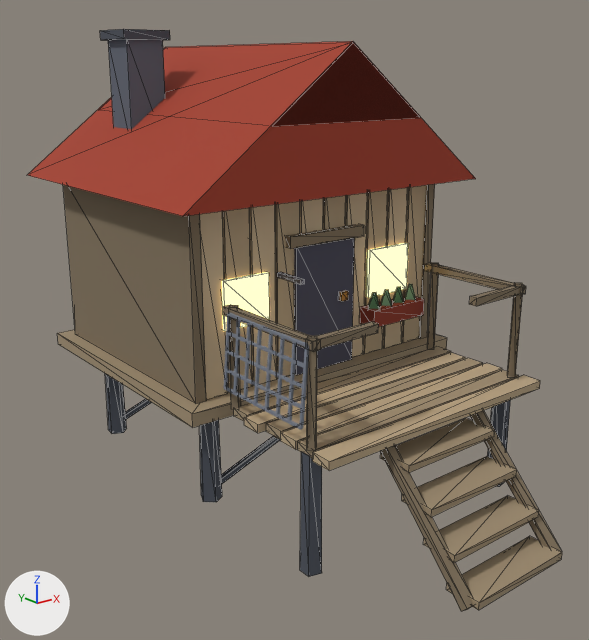
One commit to the glTF model assets/models/dressing/house_porch.glb: the scene before it, then after it.
Camera for both pictures: a 50 mm lens placed at (-4.57, -6.43, 3.69), pointed at (-0.22, -0.99, 1.51). Arrows for +X, +Y and +Z are at lower left; the lights stay in place. The first picture is the older version. Mesh edges are drawn as thin lines on the coarser meshes. Vertices at exactly the same position are counted once.

Objects in the first picture: 'coal_d10', 'coal_d25', 'driftwood_d20', 'driftwood_d35', 'driftwood_d8', 'driftwood_l5', 'ink_l20', 'kindle_glow', 'slate_d10', 'slate_d30', 'slate_l10' and 3 more.
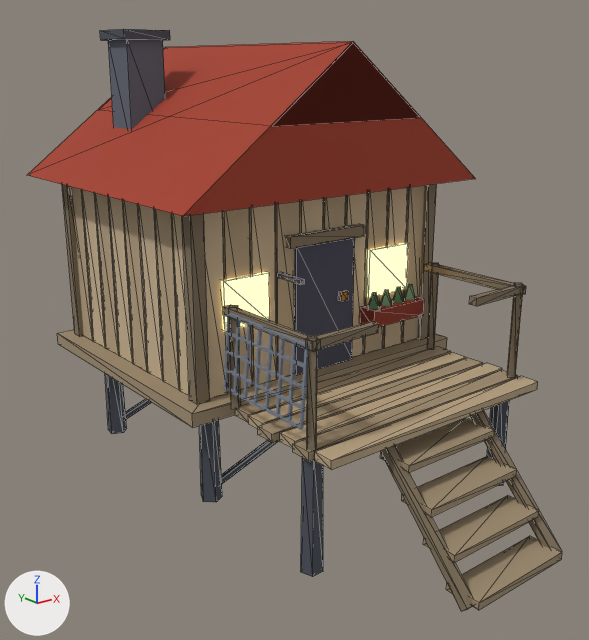
Location of each change, [x1, y1, x2, y2] in pixels of the pictures (589 x 640 px):
'driftwood_d35', reshaped: before [63, 184, 562, 611]; after [62, 184, 562, 611]
'driftwood_d8', reshaped: before [223, 185, 540, 471]; after [72, 185, 538, 470]
'driftwood_l5', reshaped: before [200, 187, 408, 400]; after [82, 187, 408, 398]
part 1 of me_cube_005, added (beige): after [155, 209, 180, 390]
part 2 of me_cube_005, added (beige): after [123, 201, 148, 372]
part 3 of me_cube_005, added (beige): after [95, 193, 120, 356]
part 4 of me_cube_005, added (beige): after [72, 187, 94, 341]
part 5 of me_cube_005, added: after [248, 352, 466, 429]
part 6 of me_cube_005, added (beige): after [315, 376, 538, 470]
part 7 of me_cube_024, added (brown): after [182, 214, 210, 405]
part 8 of me_cube_024, added (brown): after [62, 184, 84, 337]
part 9 of me_cube_024, added (brown): after [417, 184, 437, 340]
part 10 of me_cube_024, deleted (brown): before [63, 185, 206, 404]
part 11 of me_cube_024, deleted (brown): before [419, 184, 435, 339]
part 12 of me_cube_003, added (beige): after [172, 214, 189, 396]
part 13 of me_cube_003, added (beige): after [139, 205, 164, 381]
part 14 of me_cube_003, added (beige): after [109, 197, 133, 364]
part 15 of me_cube_003, added (beige): after [82, 190, 106, 348]

The change, as a diff of the scene's bpy script:
```diff
--- a/assets/models/dressing/house_porch.glb.py
+++ b/assets/models/dressing/house_porch.glb.py
@@ me_cube_005 @@
-me_cube_005.from_pydata(...)  # 104 vertices, 156 faces; spans x -1.22..1.29, y -2.59..1.13, z 0.99..2.69
+me_cube_005.from_pydata(...)  # 168 vertices, 252 faces; spans x -1.33..1.33, y -2.59..1.13, z 0.99..2.69
+# me_cube_005 part 1: a new loose piece, a box spanning x -1.327..-1.297, y -0.815..-0.56, z 1.06..2.643, in mat_driftwood_d8 (beige #b9a484)
+# me_cube_005 part 2: a new loose piece, a box spanning x -1.327..-1.297, y -0.265..-0.01, z 1.06..2.683, in mat_driftwood_d8 (beige #b9a484)
+# me_cube_005 part 3: a new loose piece, a box spanning x -1.327..-1.297, y 0.285..0.54, z 1.06..2.649, in mat_driftwood_d8 (beige #b9a484)
+# me_cube_005 part 4: a new loose piece, a box spanning x -1.327..-1.297, y 0.835..1.09, z 1.06..2.686, in mat_driftwood_d8 (beige #b9a484)
+# me_cube_005 part 5: a new loose piece, a box spanning x -1.177..1.21, y -1.79..-1.61, z 0.99..1.06, in mat_driftwood_d8 (beige #b9a484)
+# me_cube_005 part 6: a new loose piece, a box spanning x -1.171..1.206, y -2.59..-2.41, z 0.99..1.06, in mat_driftwood_d8 (beige #b9a484)
+# other edits to the shape of me_cube_005 do not show in these pictures
 me_cube_005.materials.append(mat_driftwood_d8)
@@ me_cube_024 @@
-me_cube_024.from_pydata(...)  # 104 vertices, 156 faces; spans x -1.37..1.37, y -3.38..1.15, z -0.02..2.66
+me_cube_024.from_pydata(...)  # 120 vertices, 180 faces; spans x -1.37..1.37, y -3.38..1.17, z -0.02..2.66
+# me_cube_024 part 7: a new loose piece, a box spanning x -1.37..-1.25, y -1.17..-1.05, z 1.06..2.66, in mat_driftwood_d35 (brown #83745d)
+# me_cube_024 part 8: a new loose piece, a box spanning x -1.37..-1.25, y 1.05..1.17, z 1.06..2.66, in mat_driftwood_d35 (brown #83745d)
+# me_cube_024 part 9: a new loose piece, a box spanning x 1.25..1.37, y -1.17..-1.05, z 1.06..2.66, in mat_driftwood_d35 (brown #83745d)
+# me_cube_024 part 10: the loose piece of 8 vertices spanning x -1.37..-1.27, y -1.15..1.15, z 1.06..2.66 is deleted
+# me_cube_024 part 11: the loose piece of 8 vertices spanning x 1.27..1.37, y -1.15..1.15, z 1.06..2.66 is deleted
+# other edits to the shape of me_cube_024 do not show in these pictures
 me_cube_024.materials.append(mat_driftwood_d35)
@@ me_cube_003 @@
-me_cube_003.from_pydata(...)  # 88 vertices, 132 faces; spans x -1.3..1.3, y -1.13..1.13, z 1.06..2.68
+me_cube_003.from_pydata(...)  # 152 vertices, 228 faces; spans x -1.33..1.33, y -1.13..1.13, z 1.06..2.69
+# me_cube_003 part 12: a new loose piece, a box spanning x -1.327..-1.297, y -1.09..-0.835, z 1.06..2.687, in mat_driftwood_l5 (beige #ccb695)
+# me_cube_003 part 13: a new loose piece, a box spanning x -1.327..-1.297, y -0.54..-0.285, z 1.06..2.662, in mat_driftwood_l5 (beige #ccb695)
+# me_cube_003 part 14: a new loose piece, a box spanning x -1.327..-1.297, y 0.01..0.265, z 1.06..2.668, in mat_driftwood_l5 (beige #ccb695)
+# me_cube_003 part 15: a new loose piece, a box spanning x -1.327..-1.297, y 0.56..0.815, z 1.06..2.635, in mat_driftwood_l5 (beige #ccb695)
+# other edits to the shape of me_cube_003 do not show in these pictures
 me_cube_003.materials.append(mat_driftwood_l5)
```
